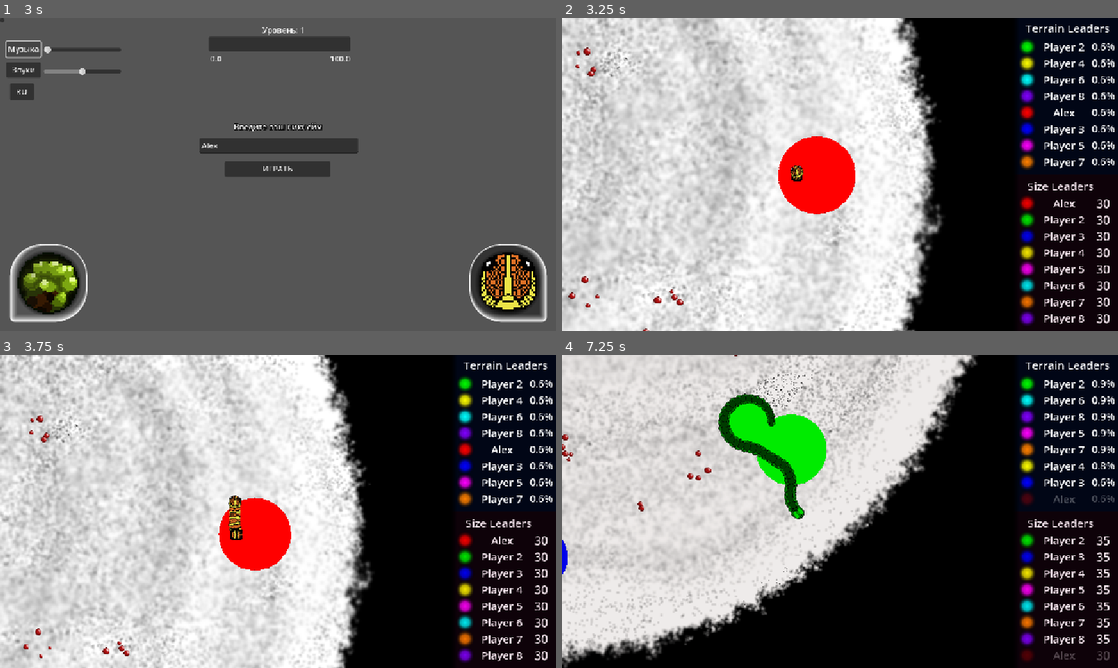
Above: before the commit, frames 1-4 (two rows, left to right).
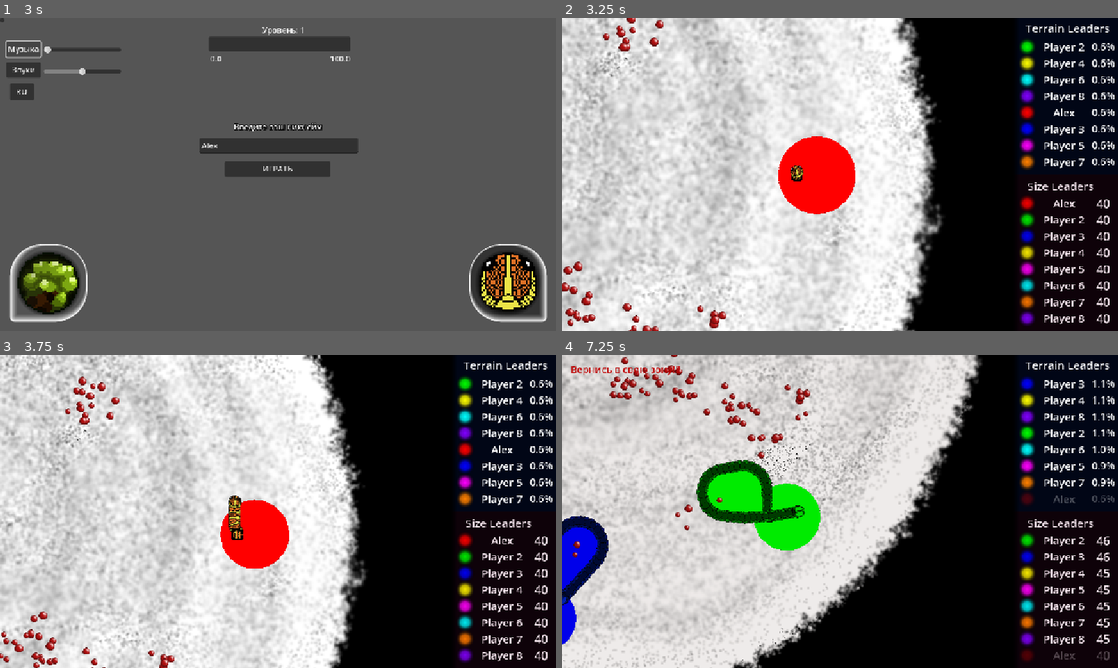
Above: after the commit, the same moments.

Repository: PeVANoD/Development-Management
Game: Godot game, scene res://project/scenes/menu/main_menu.tscn
The game is run twice, just before and just after one commit, with the same random seed, the same clock (stepped at 60 frames per second) and the same inputs. Sound files missing from this copy of the repository are replaced by a short silence.
Inputs (mouse positions are in pixels of both pictures, inside the frame that each line leads up to):
- Up to frame 1 (3 s): click (278, 146) at 0.52 s; type "Alex" at 0.6 s; click "ИГРАТЬ" at 1.25 s; click "ИГРАТЬ" at 2 s; click "Музыка" at 2.75 s
- Up to frame 2 (3.25 s): no input
- Up to frame 3 (3.75 s): tap Enter (Enter) at 3.5, 3.6 s; move the mouse to (400, 495) at 3.52 s; hold Up (ui_up) from 3.53 s (still down); click (400, 495) at 3.67 s
- Up to frame 4 (7.25 s): move the mouse to (728, 527) at 4.27 s; release Up (ui_up) at 4.28 s; tap 0 at 4.35 s; move the mouse to (895, 442) at 5.02 s; hold Ctrl 5.03-5.78 s; hold Up (ui_up) 5.03-6.53 s; move the mouse to (812, 574) at 5.77 s; tap Alt at 5.85 s; click (812, 574) at 5.92 s; move the mouse to (1006, 558) at 6.52 s; tap Enter (Enter) at 6.6 s; tap Escape (Esc) at 7.15 s

Frame 1 is identical in both runs. In frame 2, 1.3% of the frame differs, in the area x 0-98%, y 0-100%; in frame 3, 14%; in frame 4, 33%, in the area x 0-99%, y 0-100%.
Error in both runs: Cannot call method 'change_scene_to_file' on a null value. (res://project/scripts/menu/main_menu_script.gd:106)

Commit message:
Return to yout territory label

Diff:
--- a/project/scenes/ui.tscn
+++ b/project/scenes/ui.tscn
@@ -1025,4 +1025,4 @@
 offset_bottom = 68.0
 theme_override_colors/font_color = Color(0.746585, 2.00946e-06, 8.66354e-07, 1)
 theme_override_font_sizes/font_size = 20
-text = "Вернись в свою территорию"
+text = "Вернись в свою зону!!!"
--- a/project/scripts/map.gd
+++ b/project/scripts/map.gd
@@ -8,11 +8,10 @@
 var territory_capture: TerritoryCapture
 var ai_snakes: Array = []  # Массив змеек с включенным AI
 
-# Система спавнеров еды
-var food_spawners: Array = []  # Массив позиций спавнеров
-var spawner_count = 30
-var spawner_radius = 50
-var max_food_count = 100
+var food_spawners: Array = []
+var spawner_count = 20
+var spawner_radius = 80
+var max_food_count = 200
 
 func _ready():
 	G.alive = true
@@ -24,7 +23,7 @@
 	territory_capture.position = Vector2.ZERO
 	$Music.play()
 
-	create_food_spawners()  # Создаем невидимые точки спавна
+	create_food_spawners()
 	genFood(max_food_count)
 	spawn_initial_snakes()
 
@@ -33,17 +32,14 @@
 	for i in range(snake_count):
 		genSnake(i)
 
-# Создание невидимых точек спавна еды
 func create_food_spawners():
 	food_spawners.clear()
 	for i in range(spawner_count):
-		# Генерируем случайную позицию в круге
 		var angle = randf() * 2 * PI
-		var distance = randf() * (radius - 100)  # Отступ от края карты
-		var spawner_pos = Vector2(cos(angle) * distance, sin(angle) * distance)
+		var distance = randf() * (radius - 400)
+		var spawner_pos = Vector2(cos(angle) * (distance + 300), sin(angle) * (distance + 300))
 		food_spawners.append(spawner_pos)
 
-# Найти ближайший спавнер к позиции
 func find_nearest_spawner(pos: Vector2) -> Vector2:
 	if food_spawners.is_empty():
 		return pos
@@ -75,7 +71,6 @@
 
 	return final_pos
 
-# Получить текущее количество еды на поле
 func get_current_food_count() -> int:
 	return $Food.get_child_count()
 
@@ -109,7 +104,7 @@
 					createFood.global_position = get_spawn_position_near_spawner(nearest_spawner)
 				else:
 					createFood.global_position = pos
-		var scalee = randf_range(1, 2)
+		var scalee = randf_range(1.5, 2.5)
 		createFood.scale = Vector2(scalee,scalee)
 		$Food.call_deferred("add_child", createFood)
 
--- a/project/scripts/polygon_2d.gd
+++ b/project/scripts/polygon_2d.gd
@@ -338,3 +338,48 @@
 	if snake_index < snake_capture_states.size() and snake_capture_states[snake_index] != null:
 		return snake_capture_states[snake_index].is_capturing
 	return false
+
+# Передача территории от одной змейки к другой
+func transfer_territory(from_snake_index: int, to_snake_index: int):
+	# Проверяем валидность индексов
+	if from_snake_index >= territories.size() or to_snake_index >= territories.size():
+		print("Ошибка: неверные индексы змеек ", from_snake_index, " -> ", to_snake_index)
+		return
+	if from_snake_index < 0 or to_snake_index < 0:
+		print("Ошибка: отрицательные индексы змеек ", from_snake_index, " -> ", to_snake_index)
+		return
+	if territories[from_snake_index].is_empty():
+		print("Предупреждение: у убитой змейки ", from_snake_index, " нет территории")
+		return
+
+	print("Передача территории: змейка ", from_snake_index, " (площадь: ", get_territory_area(from_snake_index), ") -> змейка ", to_snake_index, " (площадь: ", get_territory_area(to_snake_index), ")")
+
+	# Сохраняем исходную территорию получателя
+	var receiver_territory = territories[to_snake_index].duplicate()
+	var victim_territory = territories[from_snake_index].duplicate()
+
+	# Объединяем территории
+	if receiver_territory.is_empty():
+		# Если у получателя нет территории, просто передаем всю территорию жертвы
+		territories[to_snake_index] = victim_territory
+	else:
+		# Объединяем обе территории
+		var union_result = Geometry2D.merge_polygons(receiver_territory, victim_territory)
+		if not union_result.is_empty():
+			territories[to_snake_index] = combine_polygons(union_result)
+		else:
+			# Если объединение не удалось, просто добавляем территорию жертвы
+			print("Объединение территорий не удалось, добавляем территорию жертвы")
+			territories[to_snake_index] = victim_territory
+
+	# Очищаем территорию убитой змейки
+	territories[from_snake_index].clear()
+	if from_snake_index < snake_capture_states.size():
+		snake_capture_states[from_snake_index] = null
+
+	# Обновляем визуализацию
+	update_territory_mesh()
+	queue_redraw()
+
+	print("Территория передана от змейки ", from_snake_index, " к змейке ", to_snake_index)
+	print("Новая площадь территории получателя: ", get_territory_area(to_snake_index))
--- a/project/scripts/snake.gd
+++ b/project/scripts/snake.gd
@@ -27,6 +27,7 @@
 #endregion
 #region переменные межфункций
 @onready var map_node = $"../.."
+@onready var ui_node = get_node("/root/UI/CanvasLayer/uiNode")
 @export var length = 0
 @export var snakeNum = 0
 @export var kills = 0
@@ -65,7 +66,7 @@
 	# инициирует размер змейки
 	for i in range(maxHistoryLength):
 		positionHistory.push_front($Head.global_position)
-	bodyGrow(30)
+	bodyGrow(40)
 	await get_tree().create_timer(0.1).timeout
 	changeBody()
 
@@ -223,8 +224,10 @@
 		goingToBase = false
 
 	if not tail_in_own_territory and not head_in_own_territory:
+		show_territory_warning()  # Показываем предупреждение
 		debuff_out_territory(delta)
 	else:
+		hide_territory_warning()  # Скрываем предупреждение
 		debuff_amount = 1.0
 		first_debuff_timer = 0.0
 
@@ -314,7 +317,9 @@
 	# Спавним еду от каждой части тела перед смертью
 	spawn_food_from_body()
 
-	territory_capture.clear_territory(snakeNum)
+	# Просто очищаем территорию умершей змейки
+	territory_capture.clear_territory(snake_index)
+
 	if !ai_control:
 		G.alive = false
 		G.kills = kills
@@ -350,8 +355,9 @@
 		if map_node.get_current_food_count() < map_node.max_food_count:
 			map_node.genFood()
 	if body.is_in_group("Snake") and body.get_node("../../..") != self:
-		body.get_node("../../..").kills += 1
-		kill_snake()
+		var other_snake = body.get_node("../../..")
+		other_snake.kills += 1  # Другая змейка получает убийство
+		kill_snake()  # Эта змейка (которая врезалась) умирает
 
 func suck_food(node):
 	if Engine.time_scale == 1.0:
@@ -471,14 +477,23 @@
 var time_to_debuff = 5.0
 var debuff_timer = 0.0
 var first_debuff_timer = 0.0
+
 func debuff_out_territory(delta):
-	if first_debuff_timer >= 5:
+	if first_debuff_timer >= 4:
 		if debuff_timer >= 0.3 / debuff_amount:
 			debuff_timer = 0.0
 			if $Body.get_child_count() <= 2:
 				kill_snake()
 				return
-			debuff_amount *= 1.05
+			debuff_amount += 0.07
 			loseGrowth(1)
 		debuff_timer += delta
 	first_debuff_timer += delta
+
+func show_territory_warning():
+	if ai_control: return
+	ui_node.show_territory_warning()
+
+func hide_territory_warning():
+	if ai_control: return
+	ui_node.hide_territory_warning()
--- a/project/scripts/ui_node.gd
+++ b/project/scripts/ui_node.gd
@@ -40,6 +40,8 @@
 	"#FF4080"   # Фуксия
 ]
 @onready var map = $"../SubViewportContainer/SubViewport/Map"
+@onready var outTerritoryWarning = $"OutTerritoryWarning"
+
 var exp: int = 0
 var session_finished = false
 
@@ -47,6 +49,7 @@
 	$"Leaders/Terrain/VBoxContainer/1/Name".text = G.nickname
 	$"Leaders/Size/VBoxContainer/1/Name".text = G.nickname
 	$PassSessionPanel.visible = false
+	outTerritoryWarning.visible = false  # Изначально скрываем предупреждение
 	colorBoard()
 
 func colorBoard():
@@ -132,3 +135,12 @@
 	$PassSessionPanel/PassSessionBox/KillsLabel.text = text["kills_result"] + str(G.kills)
 	$PassSessionPanel/PassSessionBox/ExpLabel.text = text["exp_result"] + str(exp)
 	G.exp += exp
+
+# Функции для управления предупреждением о выходе из территории
+func show_territory_warning():
+	if outTerritoryWarning:
+		outTerritoryWarning.visible = true
+
+func hide_territory_warning():
+	if outTerritoryWarning:
+		outTerritoryWarning.visible = false
